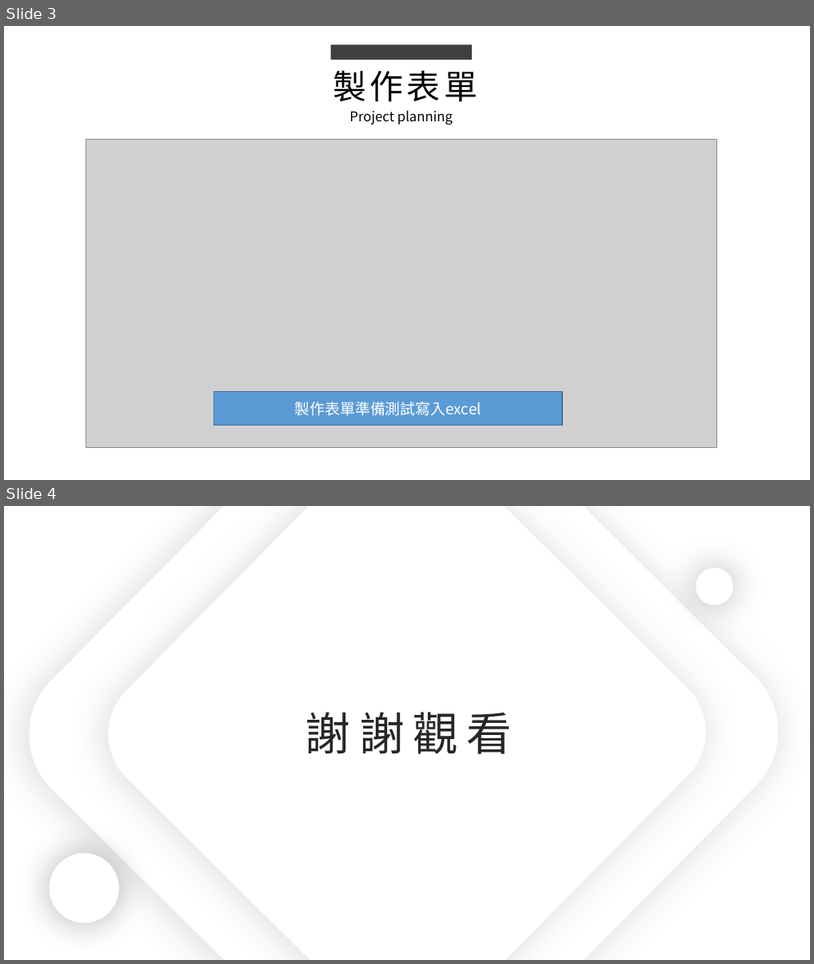
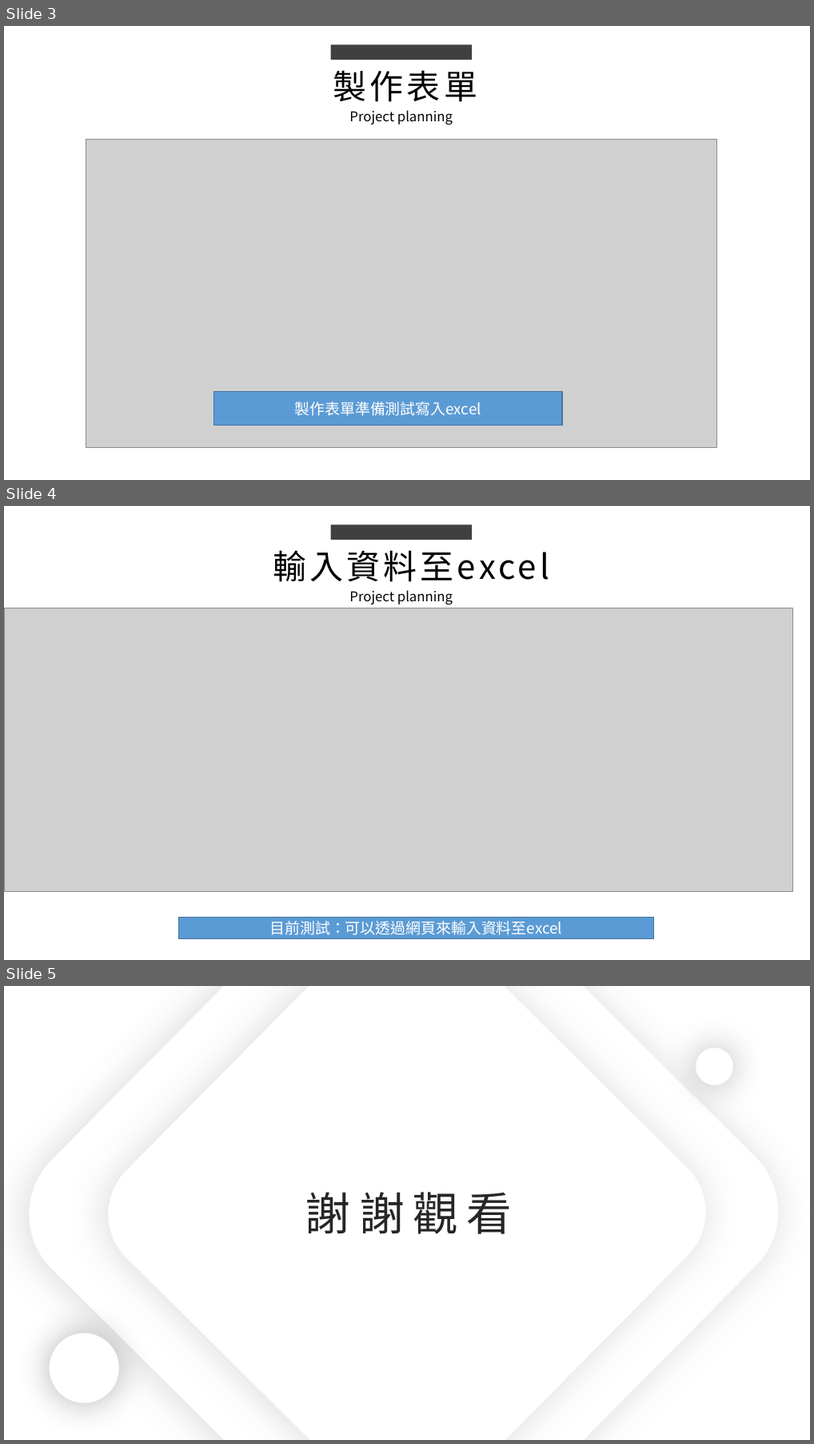
Before and after one commit to king637324/KnowledgeGreenhouseSystem, a slide deck: 工作日報_葉柏漢/2021.11/2021.11.15(加班)_2021.11.16工作日報_葉柏漢.pptx. Shown one above the other, each under a label of ours: slides 3 and 4 before the commit, slides 3, 4 and 5 after it. The pictures are 814x964 and 814x1444 pixels, drawn with LibreOffice and Linux fonts; fonts in the diff are those of the drawing; grey boxes stand for pictures. Boxes give left, top, right and bottom in pixels: in the first picture for what was removed or moved away, otherwise in the second. Text is boxed around its words. In the diff, an @@ line names an element or a change of style, - is before the commit and + after.

```diff
--- a/工作日報_葉柏漢/2021.11/2021.11.15(加班)_2021.11.16工作日報_葉柏漢.pptx
+++ b/工作日報_葉柏漢/2021.11/2021.11.15(加班)_2021.11.16工作日報_葉柏漢.pptx
@@ slide 4 added at [4, 506, 810, 960], background #FFFFFF @@
@@ rectangle added at [331, 524, 472, 540], fill #404040 @@
@@ text added at [273, 550, 550, 582], 40 pt, text #000000 @@
+輸入資料至excel
@@ text added at [350, 590, 453, 604], 16 pt, text #000000 @@
+Project planning
@@ picture added at [4, 608, 794, 892] @@
@@ rectangle added at [179, 916, 654, 939], fill #5B9BD5, outline #43739E 1 pt, 18 pt, text #FFFFFF @@
+目前測試：可以透過網頁來輸入資料至excel
@@ what was slide 4 is now slide 5 @@
```
Also in this commit, not shown: 1 slide changed, 1 other file.
